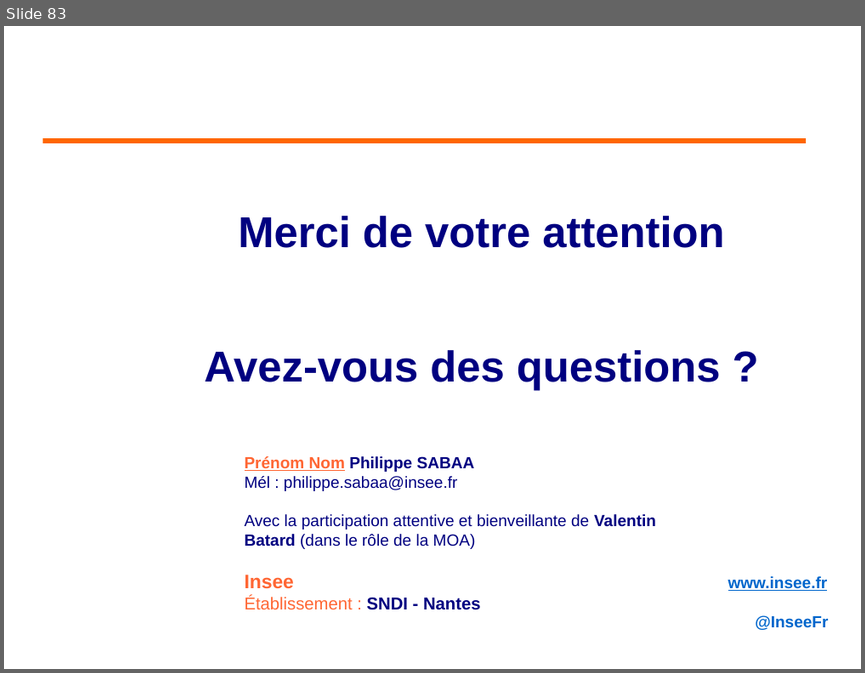
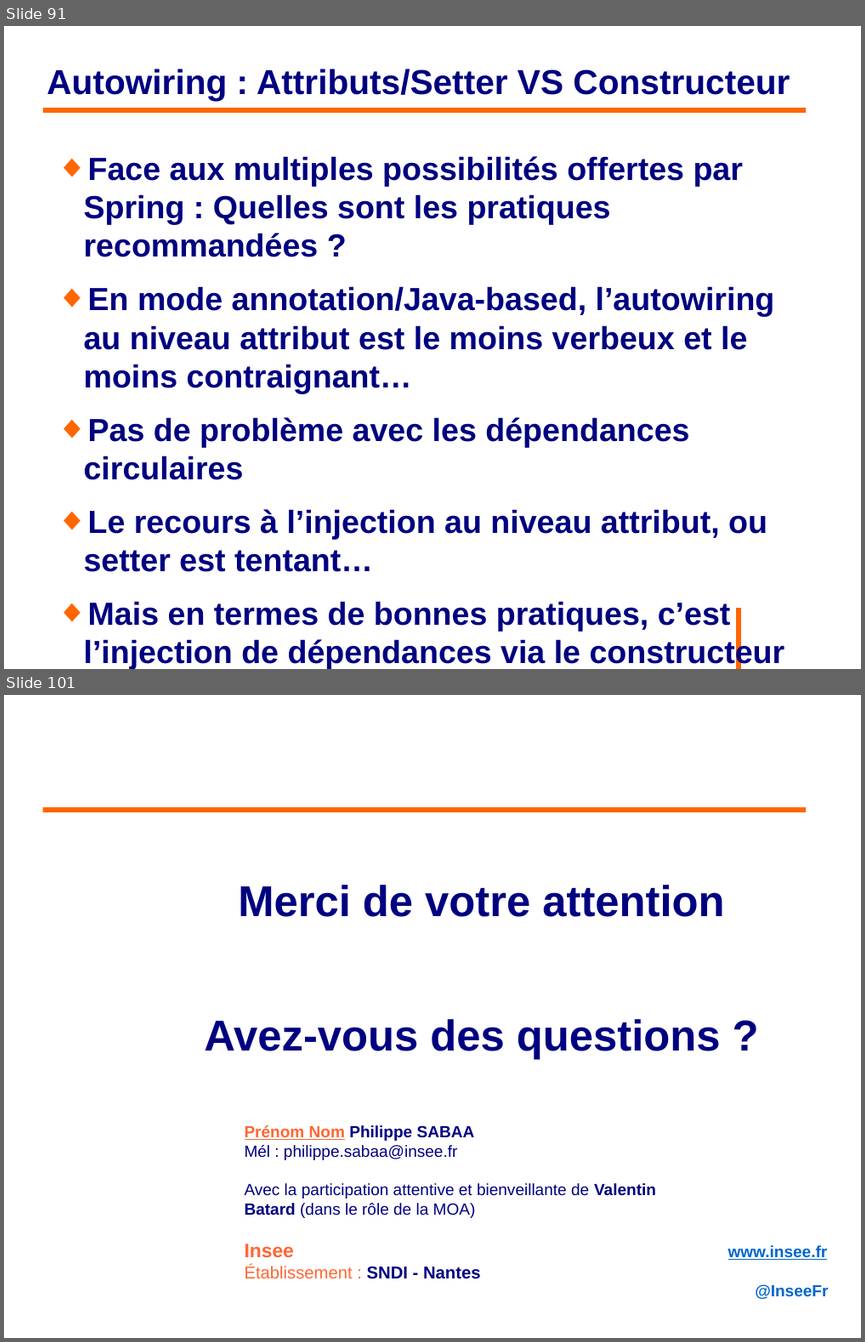
Before and after one commit to philphils/formation-spring, a slide deck: Documentation/diapo_formation_spring.odp. Shown one above the other, each under a label of ours: slide 83 before the commit, slides 91 and 101 after it; the slides between them are not shown. The pictures are 865x673 and 865x1342 pixels, drawn with LibreOffice and Linux fonts; fonts in the diff are those of the drawing; background and template pictures are left out. Boxes give left, top, right and bottom in pixels: in the first picture for what was removed or moved away, otherwise in the second. Text is boxed around its words. In the diff, an @@ line names an element or a change of style, - is before the commit and + after.

```diff
--- a/Documentation/diapo_formation_spring.odp
+++ b/Documentation/diapo_formation_spring.odp
@@ slide 91 added at (x1=4, y1=26, x2=861, y2=669), background #FFFFFF @@
@@ title added at (x1=46, y1=68, x2=789, y2=101), 32 pt, text #000080, bold @@
+Autowiring : Attributs/Setter VS Constructeur
@@ line added from (43, 110) to (806, 110), #FF6600 4.54 pt @@
@@ text added at (x1=84, y1=156, x2=785, y2=669), 29.6 pt, text #000080, bold @@
+◆ Face aux multiples possibilités offertes par Spring : Quelles sont les pratiques recommandées ?
+◆ En mode annotation/Java-based, l’autowiring au niveau attribut est le moins verbeux et le moins contraignant…
+◆ Pas de problème avec les dépendances circulaires
+◆ Le recours à l’injection au niveau attribut, ou setter est tentant…
+◆ Mais en termes de bonnes pratiques, c’est l’injection de dépendances via le constructeur qui est recommandée
@@ line added from (738, 607) to (738, 669), #FF6600 4.54 pt @@
@@ what was slide 83 is now slide 101 @@
```
Also in this commit, not shown: 15 slides changed, 17 other slides added.
